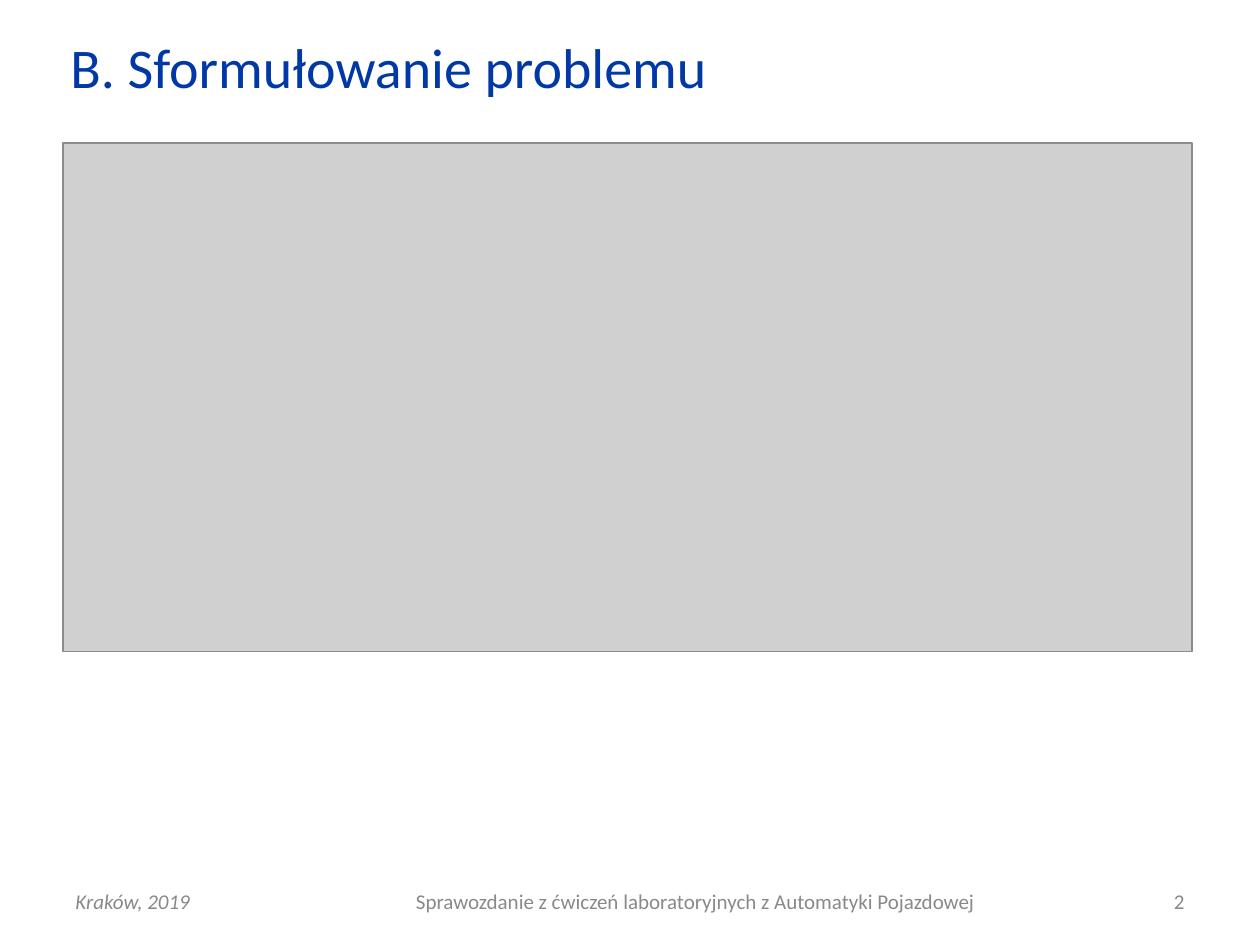
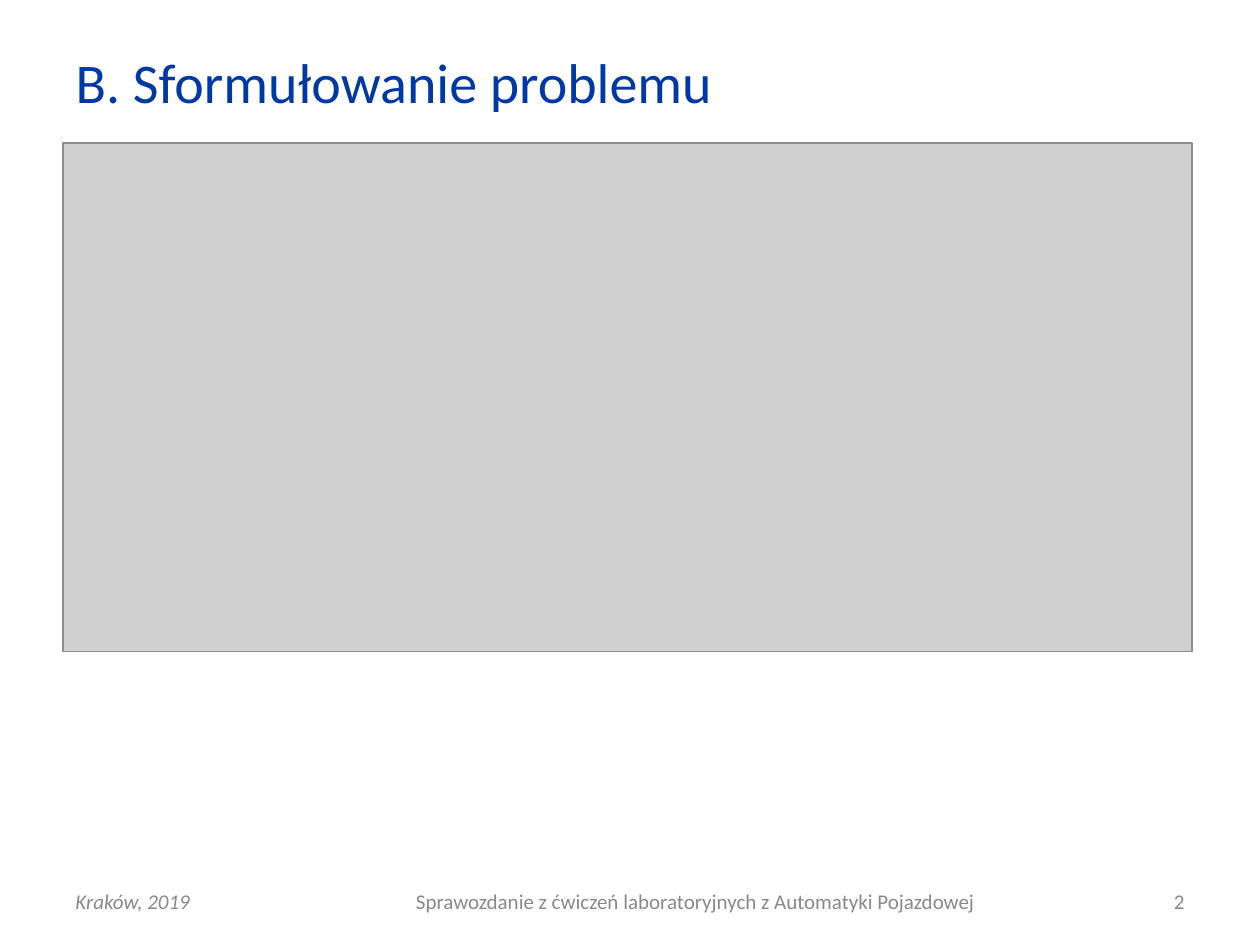
Before and after one commit to Katarzyna-W/AP, a slide deck: slide 2 of Lab3_dynamika/AP_L03_20190313_0800_G01.ppt. Drawn at 1260x945 pixels with LibreOffice and Linux fonts; fonts in the diff are those of the drawing; grey boxes stand for pictures. Boxes give left, top, right and bottom in pixels: in the first picture for what was removed or moved away, otherwise in the second. Text is boxed around its words. In the diff, an @@ line names an element or a change of style, - is before the commit and + after.

```diff
--- a/Lab3_dynamika/AP_L03_20190313_0800_G01.ppt
+++ b/Lab3_dynamika/AP_L03_20190313_0800_G01.ppt
@@ title "B. Sformułowanie problemu": place and size @@
-title "B. Sformułowanie problemu" at bbox=[70, 49, 707, 97]
+title "B. Sformułowanie problemu" at bbox=[76, 64, 712, 112]
```
Also in this commit, not shown: 3 other slides changed, 1 other file.
